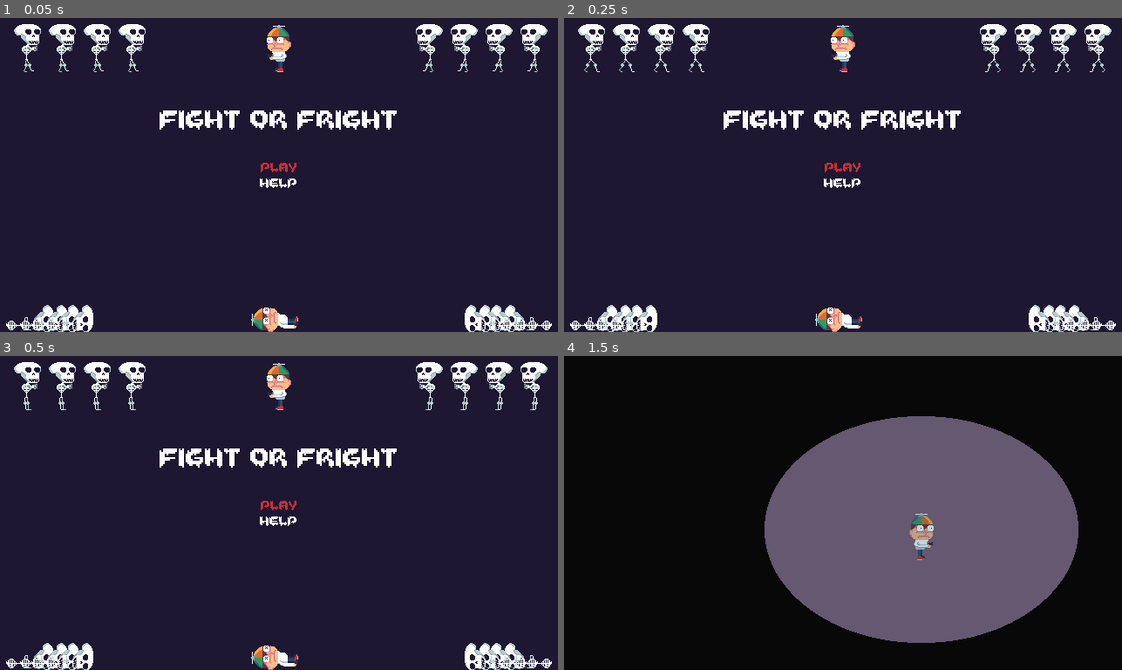
Above: before the commit, frames 1-4 (two rows, left to right).
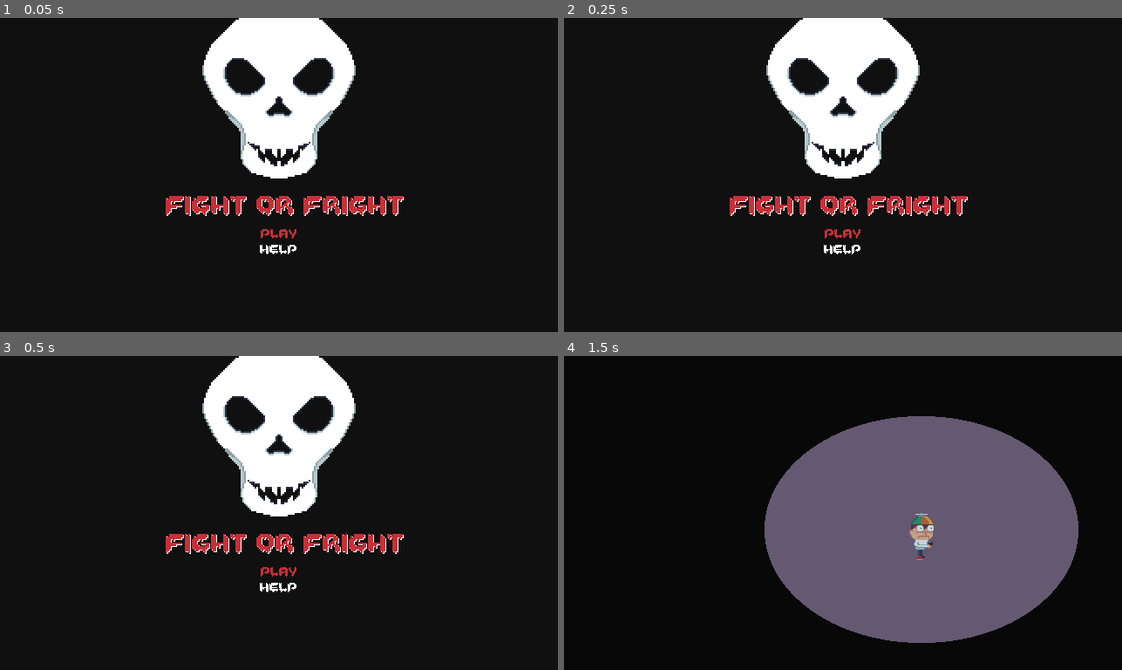
Above: after the commit, the same moments.

Repository: RustyMonky/fightOrFright
Game: Godot game, scene res://levels/title.tscn
The game is run twice, just before and just after one commit, with the same random seed, the same clock (stepped at 60 frames per second) and the same inputs.
Inputs:
- Up to frame 1 (0.05 s): no input
- Up to frame 2 (0.25 s): no input
- Up to frame 3 (0.5 s): no input
- Up to frame 4 (1.5 s): tap Enter (ui_accept) at 0.5, 1.35 s; hold Right (ui_right) 0.53-1.28 s; hold Enter (ui_accept) 0.53-1.28 s; hold Down (ui_down) from 1.28 s (still down)

The runs differ from the first frame. In frame 1, 99% of the frame differs, in the area x 0-100%, y 0-100%; in frame 2, 99%; in frame 3, 99%; in frame 4, nothing differs.

Commit message:
Updates title splash and related logic

Diff:
--- a/actors/enemies/skeleton/skeleton.gd
+++ b/actors/enemies/skeleton/skeleton.gd
@@ -1,6 +1,6 @@
 extends KinematicBody2D
 
-enum STATE {ALIVE, FOLLOW, DEAD}
+enum STATE {ALIVE, FOLLOW, DEAD, TITLE}
 
 onready var animations = $animations
 onready var audio = $audio
@@ -9,22 +9,29 @@
 onready var fadeTimer = $fadeTimer
 onready var fadeTween = $fadeTween
 onready var lightOccluder = $lightOccluder
-onready var timmy = get_parent().get_node("timmy")
 
 var currentState = STATE.ALIVE
+var deathAnimation = load("res://assets/spriteFrames/enemies/skeleton/skeletonDeath.tres")
 var direction
 var hp = 2
-var deathAnimation = load("res://assets/spriteFrames/enemies/skeleton/skeletonDeath.tres")
+var timmy
 var walkAnimation = load("res://assets/spriteFrames/enemies/skeleton/skeletonWalk.tres")
 
 var speed = 32
 
 func _ready():
+	if !get_parent().has_node("timmy"):
+		currentState = STATE.TITLE
+		speed = 24
+	else:
+		timmy = get_parent().get_node("timmy")
 	animations.playing = true
 	set_physics_process(true)
 
 func _physics_process(delta):
-	if currentState == STATE.ALIVE:
+	if self.global_position.x > get_parent().get_viewport().size.x + 32:
+		self.queue_free()
+	if currentState == STATE.ALIVE || currentState == STATE.TITLE:
 		self.move_and_collide(self.direction.normalized() * speed * delta)
 	elif currentState == STATE.FOLLOW:
 		if self.global_position.y < timmy.position.y:
--- a/actors/enemies/spawner.gd
+++ b/actors/enemies/spawner.gd
@@ -1,13 +1,22 @@
 extends Node
+
+enum STATE {TITLE, MAIN}
 
 onready var changeTimer = $changeTimer
 onready var spawnTimer = $spawnTimer
 onready var viewport = get_parent().get_node("viewport")
 
+var currentMode
+var spawnHeight
 var spawnSpeedLevel = 1
 
 func _ready():
-	pass
+	if get_parent().has_node("timmy"):
+		currentMode = STATE.MAIN
+	else:
+		currentMode = STATE.TITLE
+		spawnTimer.set_wait_time(2)
+		spawnTimer.set_autostart(false)
 
 func _on_spawnTimer_timeout():
 	if get_tree().get_nodes_in_group("enemies").size() >= 20:
@@ -16,11 +25,14 @@
 	randomize()
 	# Create a new enemy on every timeout
 	var enemy = load("res://actors/enemies/skeleton/skeleton.tscn").instance()
-	var spawnHeight = int(rand_range(32, viewport.size.y - 64)) # Temporary
+	if currentMode == STATE.TITLE:
+		spawnHeight = int(viewport.size.y - 32)
+	else:
+		spawnHeight = int(rand_range(32, viewport.size.y - 64))
 
 	# Determine side of the screen
 	var sideId = randi() % 2
-	if sideId == 0:
+	if sideId == 0 || currentMode == STATE.TITLE:
 		enemy.position = Vector2(-32, spawnHeight)
 		enemy.direction = Vector2(1, 0)
 	else:
@@ -31,6 +43,8 @@
 	enemy.speed += (8 * spawnSpeedLevel)
 
 func _on_changeTimer_timeout():
+	if currentMode == STATE.TITLE:
+		return
 	spawnTimer.wait_time = (spawnTimer.wait_time * 0.5)
 	changeTimer.wait_time = 60
 	spawnSpeedLevel += 1
--- a/levels/main.tscn
+++ b/levels/main.tscn
@@ -11,7 +11,7 @@
 custom_solver_bias = 0.0
 extents = Vector2( 20, 180 )
 
-[node name="main" type="Node2D" index="0"]
+[node name="main" type="Node2D"]
 
 script = ExtResource( 1 )
 
--- a/levels/title.gd
+++ b/levels/title.gd
@@ -3,13 +3,11 @@
 enum OPTIONS {PLAY, HELP}
 
 onready var optionLabels = $optionsVBox.get_children()
-onready var skeletons = $background.get_children()
+onready var spawner = $spawner
 
 var currentOption
 
 func _ready():
-	for mob in skeletons:
-		mob.play()
 	currentOption = OPTIONS.PLAY
 	updateHoveredOption()
 
--- a/levels/title.tscn
+++ b/levels/title.tscn
@@ -4,10 +4,10 @@
 [ext_resource path="res://assets/fonts/dynamicFonts/bloodshedHeader.tres" type="DynamicFont" id=2]
 [ext_resource path="res://assets/fonts/dynamicFonts/bloodshedOptions.tres" type="DynamicFont" id=3]
 [ext_resource path="res://assets/sprites/level/titleSplash.png" type="Texture" id=4]
-[ext_resource path="res://assets/spriteFrames/enemies/skeleton/skeletonWalk.tres" type="SpriteFrames" id=5]
-[ext_resource path="res://assets/sounds/music/ZombiesAreComing.wav" type="AudioStream" id=6]
+[ext_resource path="res://assets/sounds/music/ZombiesAreComing.wav" type="AudioStream" id=5]
+[ext_resource path="res://actors/enemies/spawner.tscn" type="PackedScene" id=6]
 
-[node name="title" type="Control"]
+[node name="title" type="Control" index="0"]
 
 anchor_left = 0.0
 anchor_top = 0.0
@@ -21,16 +21,42 @@
 size_flags_vertical = 1
 script = ExtResource( 1 )
 
-[node name="header" type="Label" parent="." index="0"]
+[node name="viewport" type="Viewport" parent="." index="0"]
+
+arvr = false
+size = Vector2( 640, 360 )
+own_world = false
+world = null
+transparent_bg = false
+msaa = 0
+hdr = true
+disable_3d = false
+usage = 2
+debug_draw = 0
+render_target_v_flip = false
+render_target_clear_mode = 0
+render_target_update_mode = 2
+audio_listener_enable_2d = false
+audio_listener_enable_3d = false
+physics_object_picking = false
+gui_disable_input = false
+gui_snap_controls_to_pixels = true
+shadow_atlas_size = 0
+shadow_atlas_quad_0 = 2
+shadow_atlas_quad_1 = 2
+shadow_atlas_quad_2 = 3
+shadow_atlas_quad_3 = 4
+
+[node name="header" type="Label" parent="." index="1"]
 
 anchor_left = 0.5
 anchor_top = 0.5
 anchor_right = 0.5
 anchor_bottom = 0.5
-margin_left = -137.0
-margin_top = -78.0
-margin_right = 137.0
-margin_bottom = -50.0
+margin_left = -130.0
+margin_top = 20.0
+margin_right = 144.0
+margin_bottom = 48.0
 rect_pivot_offset = Vector2( 0, 0 )
 rect_clip_content = false
 mouse_filter = 2
@@ -38,24 +64,26 @@
 size_flags_horizontal = 1
 size_flags_vertical = 4
 custom_fonts/font = ExtResource( 2 )
+custom_colors/font_color = Color( 0.788235, 0.188235, 0.219608, 1 )
+custom_colors/font_color_shadow = Color( 1, 1, 1, 1 )
 text = "Fight or Fright"
 align = 1
 uppercase = true
 percent_visible = 1.0
 lines_skipped = 0
 max_lines_visible = -1
-_sections_unfolded = [ "Rect", "custom_fonts" ]
+_sections_unfolded = [ "Rect", "custom_colors", "custom_fonts" ]
 
-[node name="optionsVBox" type="VBoxContainer" parent="." index="1"]
+[node name="optionsVBox" type="VBoxContainer" parent="." index="2"]
 
 anchor_left = 0.5
 anchor_top = 0.5
 anchor_right = 0.5
 anchor_bottom = 0.5
 margin_left = -320.0
-margin_top = -16.0
+margin_top = 60.0
 margin_right = 320.0
-margin_bottom = 16.0
+margin_bottom = 92.0
 rect_pivot_offset = Vector2( 0, 0 )
 rect_clip_content = false
 mouse_filter = 1
@@ -112,7 +140,7 @@
 max_lines_visible = -1
 _sections_unfolded = [ "custom_fonts" ]
 
-[node name="background" type="TextureRect" parent="." index="2"]
+[node name="background" type="TextureRect" parent="." index="3"]
 
 show_behind_parent = true
 anchor_left = 0.0
@@ -129,78 +157,13 @@
 stretch_mode = 0
 _sections_unfolded = [ "Visibility" ]
 
-[node name="skeleton" type="AnimatedSprite" parent="background" index="0"]
+[node name="backgroundMusic" type="AudioStreamPlayer" parent="." index="4"]
 
-frames = ExtResource( 5 )
-animation = "skeletonMove"
-frame = 1
-centered = false
-
-[node name="skeleton2" type="AnimatedSprite" parent="background" index="1"]
-
-position = Vector2( 40, 0 )
-frames = ExtResource( 5 )
-animation = "skeletonMove"
-frame = 1
-centered = false
-
-[node name="skeleton3" type="AnimatedSprite" parent="background" index="2"]
-
-position = Vector2( 80, 0 )
-frames = ExtResource( 5 )
-animation = "skeletonMove"
-frame = 1
-centered = false
-
-[node name="skeleton4" type="AnimatedSprite" parent="background" index="3"]
-
-position = Vector2( 120, 0 )
-frames = ExtResource( 5 )
-animation = "skeletonMove"
-frame = 1
-centered = false
-
-[node name="skeleton5" type="AnimatedSprite" parent="background" index="4"]
-
-position = Vector2( 460, 0 )
-frames = ExtResource( 5 )
-animation = "skeletonMove"
-frame = 1
-centered = false
-flip_h = true
-
-[node name="skeleton6" type="AnimatedSprite" parent="background" index="5"]
-
-position = Vector2( 540, 0 )
-frames = ExtResource( 5 )
-animation = "skeletonMove"
-frame = 1
-centered = false
-flip_h = true
-
-[node name="skeleton7" type="AnimatedSprite" parent="background" index="6"]
-
-position = Vector2( 500, 0 )
-frames = ExtResource( 5 )
-animation = "skeletonMove"
-frame = 1
-centered = false
-flip_h = true
-
-[node name="skeleton8" type="AnimatedSprite" parent="background" index="7"]
-
-position = Vector2( 580, 0 )
-frames = ExtResource( 5 )
-animation = "skeletonMove"
-frame = 1
-centered = false
-flip_h = true
-
-[node name="backgroundMusic" type="AudioStreamPlayer" parent="." index="3"]
-
-stream = ExtResource( 6 )
+stream = ExtResource( 5 )
 volume_db = 0.0
 pitch_scale = 1.0
 autoplay = true
 mix_target = 0
 bus = "Master"
+
+[node name="spawner" parent="." index="5" instance=ExtResource( 6 )]
Binary file changed: assets/sprites/level/titleSplash.png
